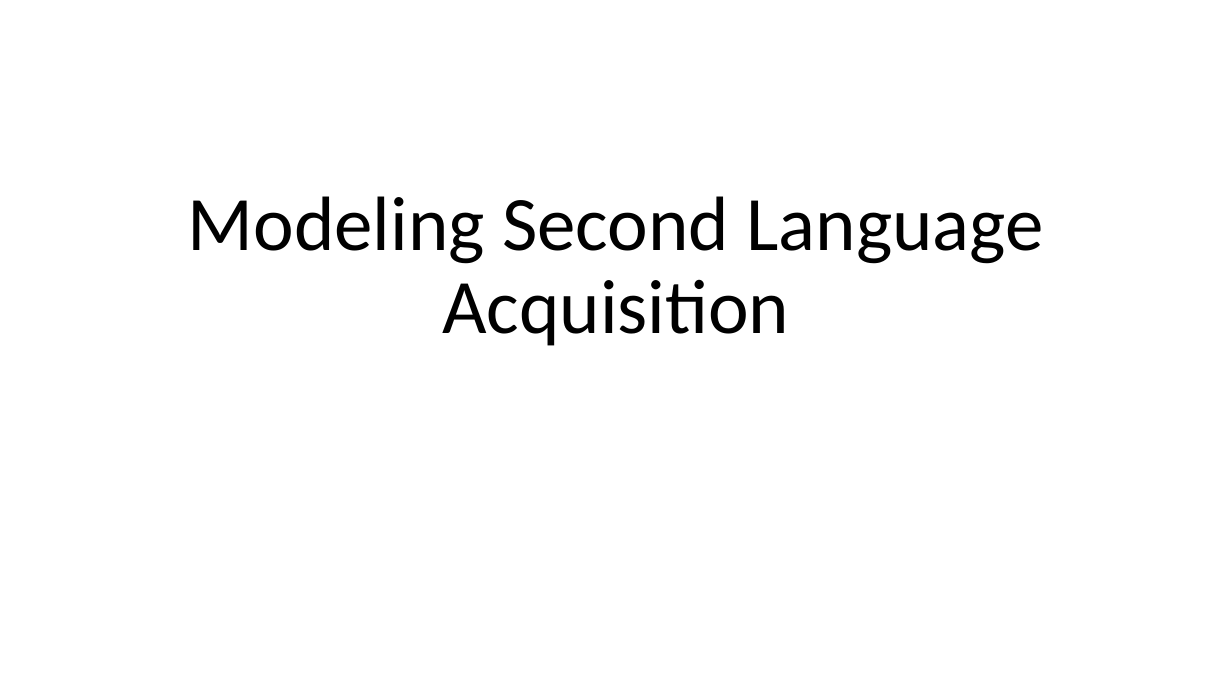
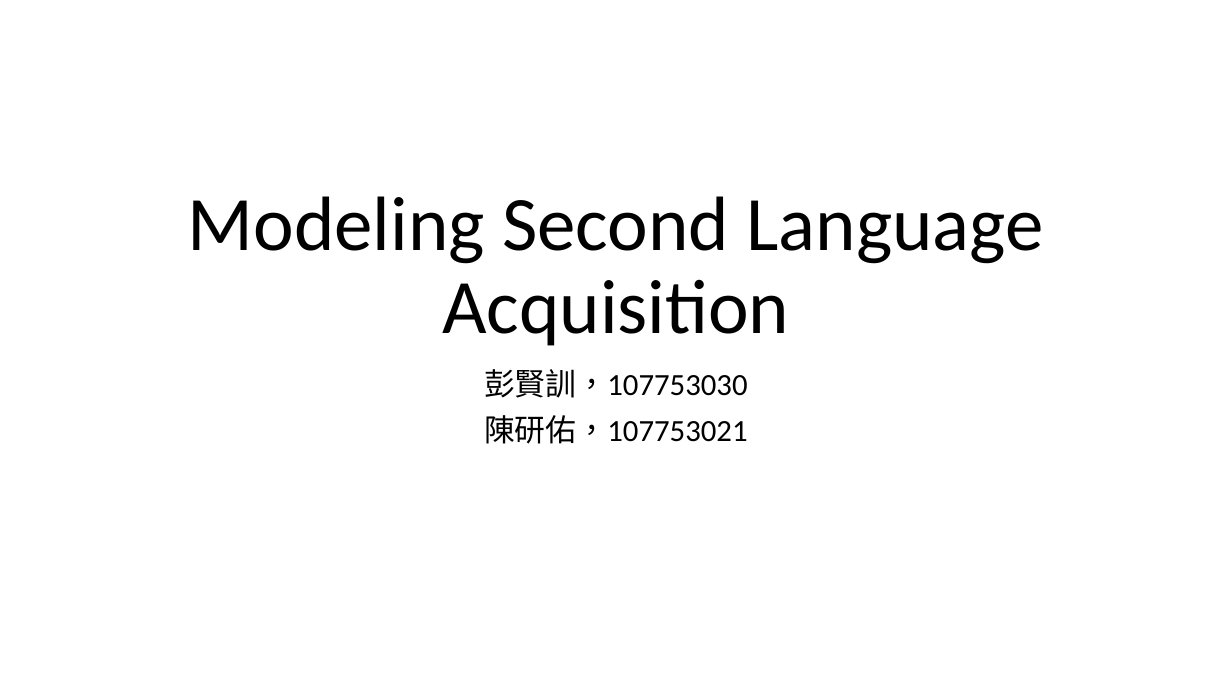
Before and after one commit to 1071-DataScience/finalproject-itsnotponpon, a slide deck: slide 1 of docs/MSLA.pptx. Drawn at 1232x693 pixels with LibreOffice and Linux fonts; fonts in the diff are those of the drawing. Boxes give left, top, right and bottom in pixels: in the first picture for what was removed or moved away, otherwise in the second. Text is boxed around its words. In the diff, an @@ line names an element or a change of style, - is before the commit and + after.

```diff
--- a/docs/MSLA.pptx
+++ b/docs/MSLA.pptx
@@ subtitle added at [484,369,748,444], 24 pt, text #000000 @@
+彭賢訓，107753030
+陳研佑，107753021
```
Also in this commit, not shown: 2 other slides changed, 1 other file.
